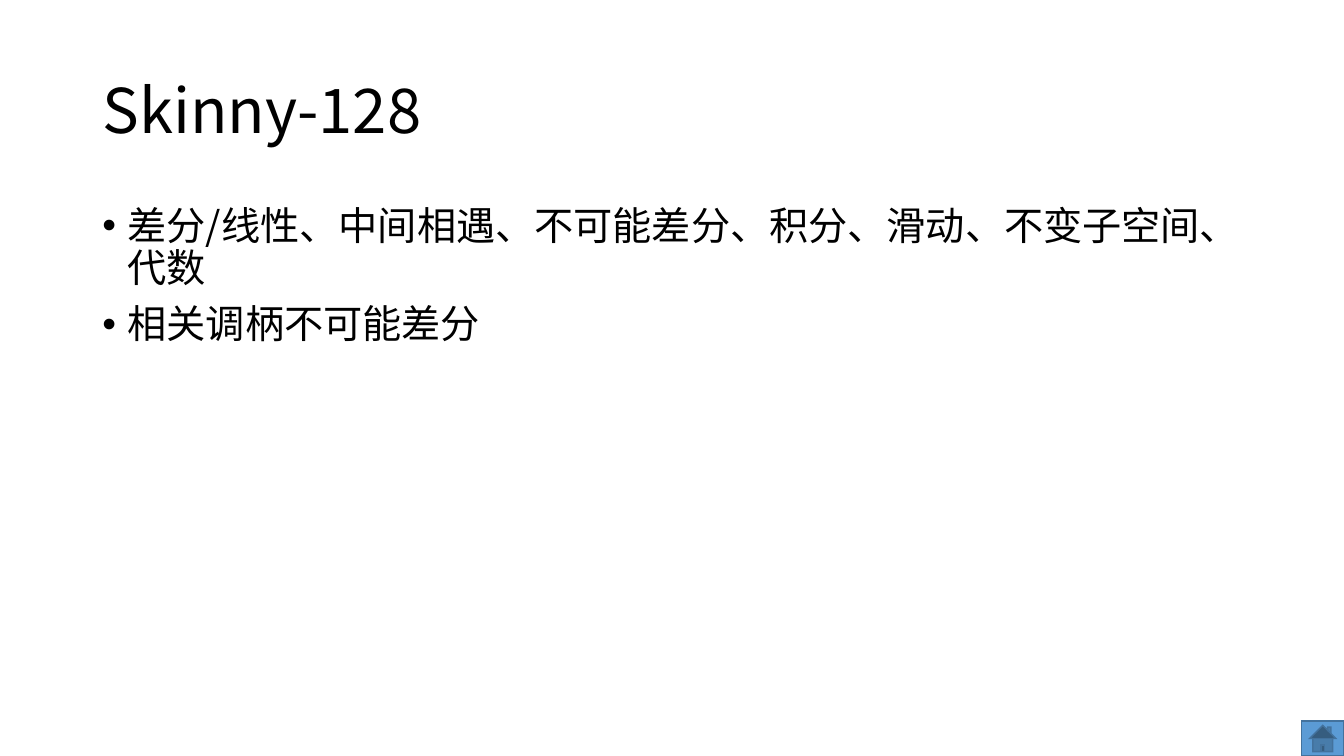
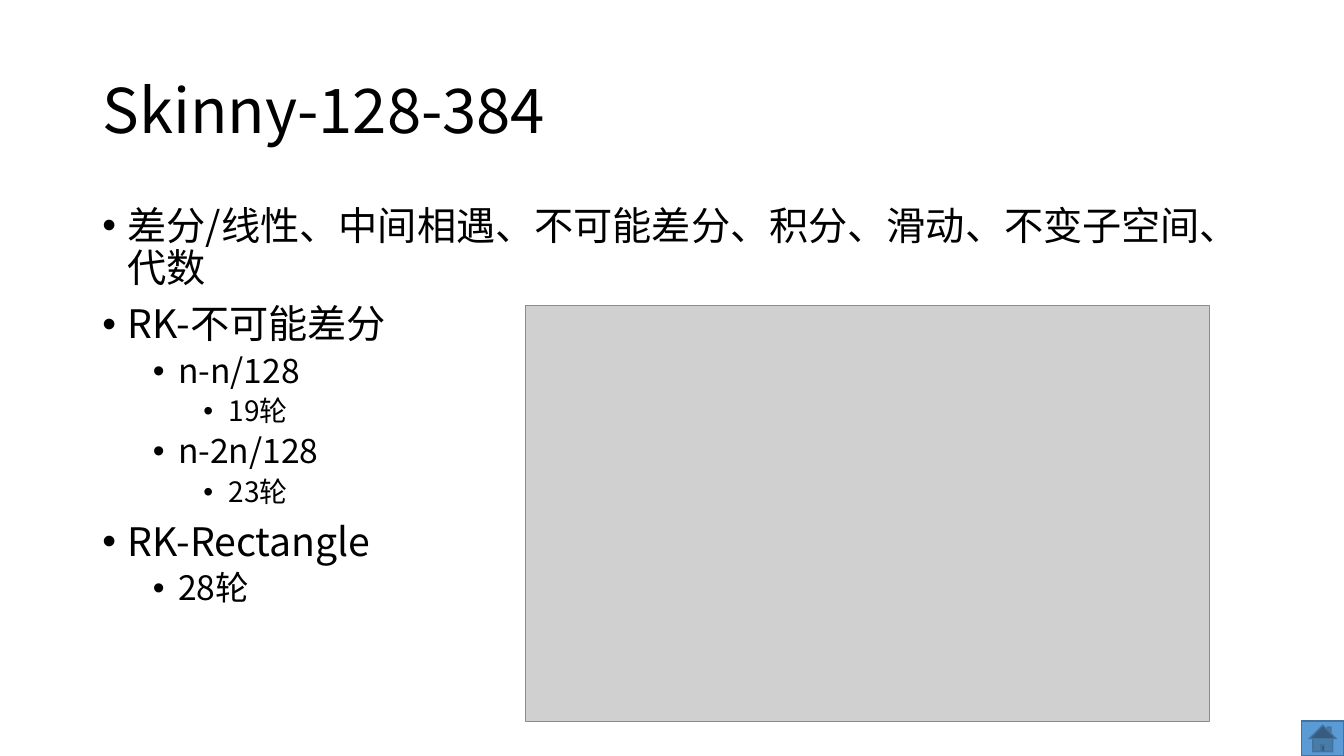
Before and after one commit to dtykira/LWC_finalists, a slide deck: slide 47 of round3.pptx (slide 40 before the commit). Drawn at 1344x756 pixels with LibreOffice and Linux fonts; fonts in the diff are those of the drawing; grey boxes stand for pictures. Boxes give left, top, right and bottom in pixels: in the first picture for what was removed or moved away, otherwise in the second. Text is boxed around its words. In the diff, an @@ line names an element or a change of style, - is before the commit and + after.

```diff
--- a/round3.pptx
+++ b/round3.pptx
@@ title at box(102, 84, 545, 148): text changed @@
-Skinny-128
+Skinny-128-384
@@ text at box(128, 305, 386, 603): text changed @@
-• 相关调柄不可能差分
+• RK-不可能差分
+  • n-n/128
+    • 19轮
+  • n-2n/128
+    • 23轮
+• RK-Rectangle
+  • 28轮
@@ picture added at box(525, 306, 1209, 721) @@
```
Also in this commit, not shown: 10 other slides changed, 8 slides added, 1 slide removed, 6 other files.
